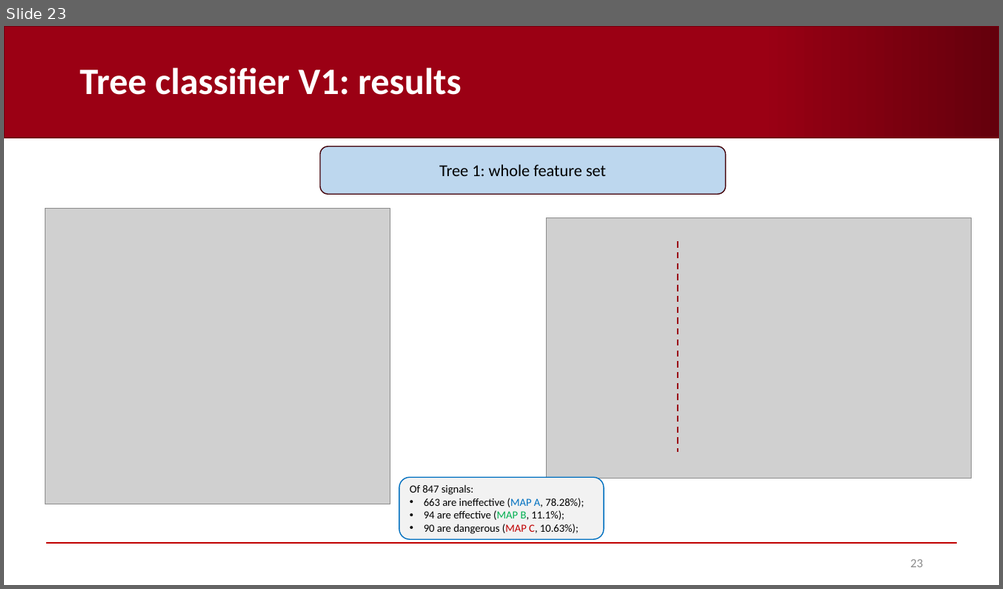
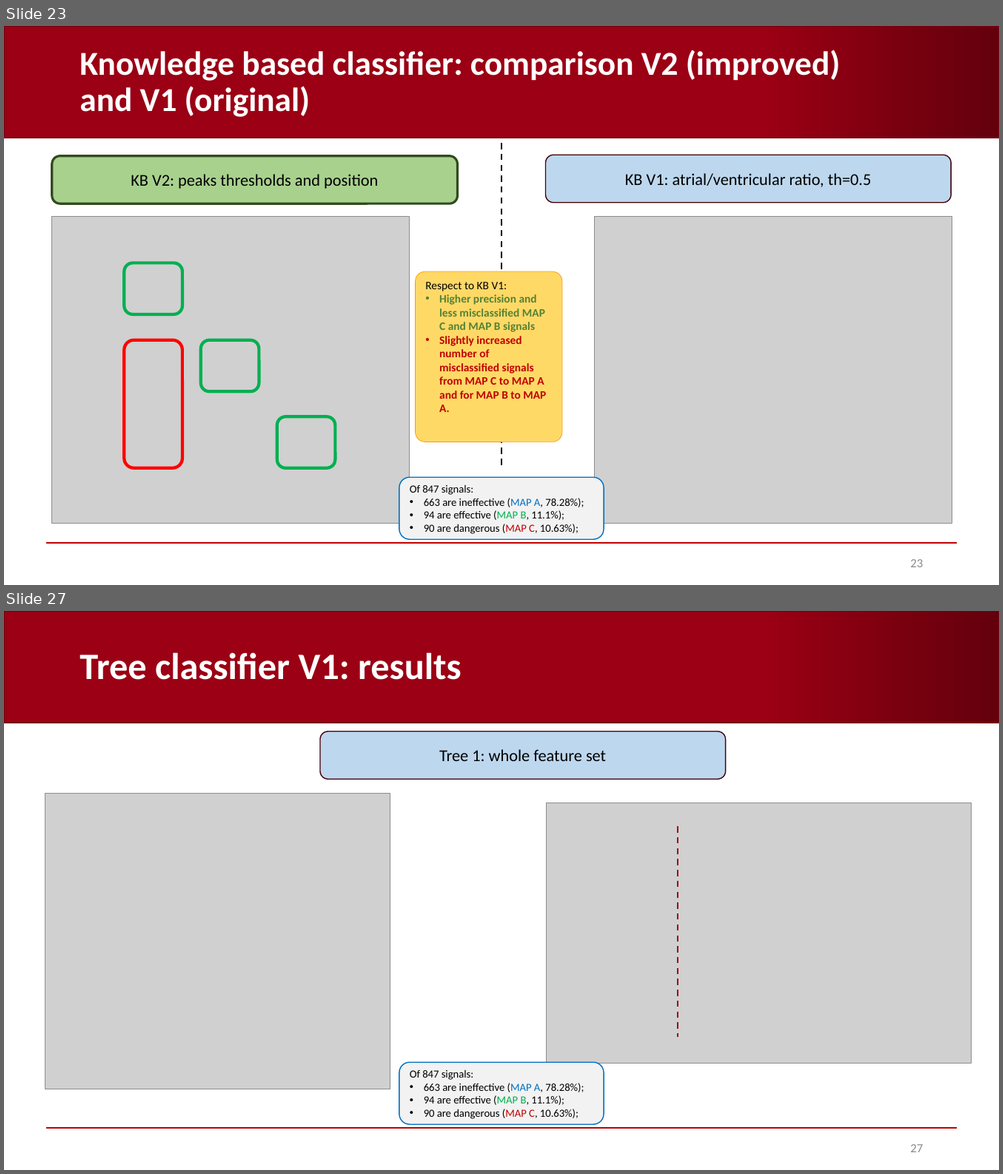
Before and after one commit to AndreaCorrado00/Tesi_magistrale_Corrado_Andrea, a slide deck: Documentation/10. Features and classification results V3.pptx. Shown one above the other, each under a label of ours: slide 23 before the commit, slides 23 and 27 after it; the slides between them are not shown. The pictures are 1003x589 and 1003x1174 pixels, drawn with LibreOffice and Linux fonts; fonts in the diff are those of the drawing; grey boxes stand for pictures; background and template pictures are left out. Boxes give left, top, right and bottom in pixels: in the first picture for what was removed or moved away, otherwise in the second. Text is boxed around its words. In the diff, an @@ line names an element or a change of style, - is before the commit and + after.

```diff
--- a/Documentation/10. Features and classification results V3.pptx
+++ b/Documentation/10. Features and classification results V3.pptx
@@ slide 23 added at (4, 26, 999, 585), background #FFFFFF; not listed: 2 template elements that a slide beside it also shows @@
@@ title added at (79, 50, 840, 117), 32.4 pt, text #FFFFFF, bold @@
+Knowledge based classifier: comparison V2 (improved) and V1 (original)
@@ rounded rectangle added at (52, 156, 457, 204), fill #A9D18E, outline #314C1F 2.25 pt, 16 pt, text #000000 @@
+KB V2: peaks thresholds and position
@@ line added from (502, 143) to (502, 469), #000000 1.5 pt dashed @@
@@ rounded rectangle added at (546, 155, 950, 203), fill #BDD7EE, outline #440009 1 pt, 16 pt, text #000000 @@
+KB V1: atrial/ventricular ratio, th=0.5
@@ picture added at (52, 217, 409, 524) @@
@@ rectangle added at (450, 204, 468, 216), fill #FFFFFF, outline #FFFFFF 1 pt @@
@@ picture added at (595, 217, 952, 524) @@
@@ rounded rectangle added at (124, 264, 182, 315), outline #00B050 3 pt @@
@@ rounded rectangle added at (415, 272, 562, 443), fill #FFD966, outline #FF9900 0.5 pt, 11 pt, text #C00000, bold @@
+Respect to KB V1:
+• Higher precision and less misclassified MAP C and MAP B signals
+• Slightly increased number of misclassified signals from MAP C to MAP A and for MAP B to MAP A.
@@ rounded rectangle added at (124, 340, 182, 469), outline #FF0000 3 pt @@
@@ rounded rectangle added at (201, 340, 259, 392), outline #00B050 3 pt @@
@@ rounded rectangle added at (277, 417, 336, 469), outline #00B050 3 pt @@
@@ rounded rectangle added at (399, 477, 604, 540), fill #F2F2F2, outline #0070C0 1 pt, 10.5 pt, text #000000 @@
+Of 847 signals:
+• 663 are ineffective (MAP A, 78.28%);
+• 94 are effective (MAP B, 11.1%);
+• 90 are dangerous (MAP C, 10.63%);
@@ page number added at (910, 560, 922, 568), 12 pt, text #8C8C8C @@
+23
@@ what was slide 23 is now slide 27 @@
@@ page number at (910, 1145, 922, 1153): text changed @@
-23
+27
```
Also in this commit, not shown: 16 slides changed, 4 other slides added, 1 slide removed.
